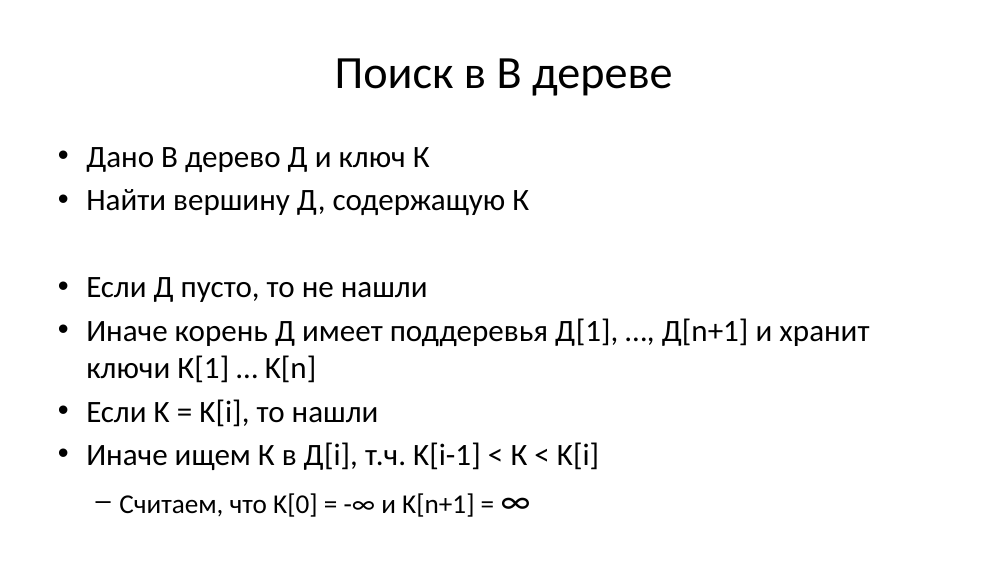
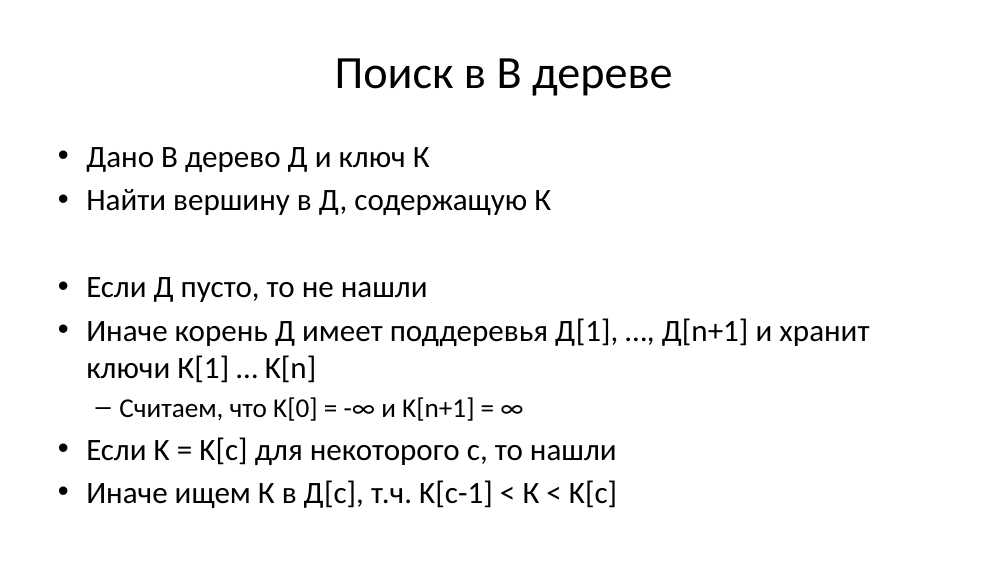
Before and after one commit to Evgueni-Petrov-aka-espetrov/Algorithms-and-Programming-in-C-pptx, a slide deck: slide 7 of 19 Б и КЧ деревья.pptx (slide 9 before the commit). Drawn at 1008x567 pixels with LibreOffice and Linux fonts; fonts in the diff are those of the drawing. Boxes give left, top, right and bottom in pixels: in the first picture for what was removed or moved away, otherwise in the second. Text is boxed around its words. In the diff, an @@ line names an element or a change of style, - is before the commit and + after.

```diff
--- a/19 Б и КЧ деревья.pptx
+++ b/19 Б и КЧ деревья.pptx
@@ text at <box>86,189,551,215</box>: text changed @@
-• Найти вершину Д, содержащую К
+• Найти вершину в Д, содержащую К
@@ text at <box>86,399,599,470</box>: paragraphs removed @@
-• Если K = K[i], то нашли
-• Иначе ищем К в Д[i], т.ч. K[i-1] < К < K[i]
@@ text at <box>119,397,474,421</box>: size 33.3 to 25.9 pt in "∞" @@
@@ text at <box>86,437,617,508</box>: paragraphs added @@
+• Если K = K[c] для некоторого c, то нашли
+• Иначе ищем К в Д[c], т.ч. K[c-1] < К < K[c]
```
Also in this commit, not shown: 12 other slides changed, 2 slides removed.
